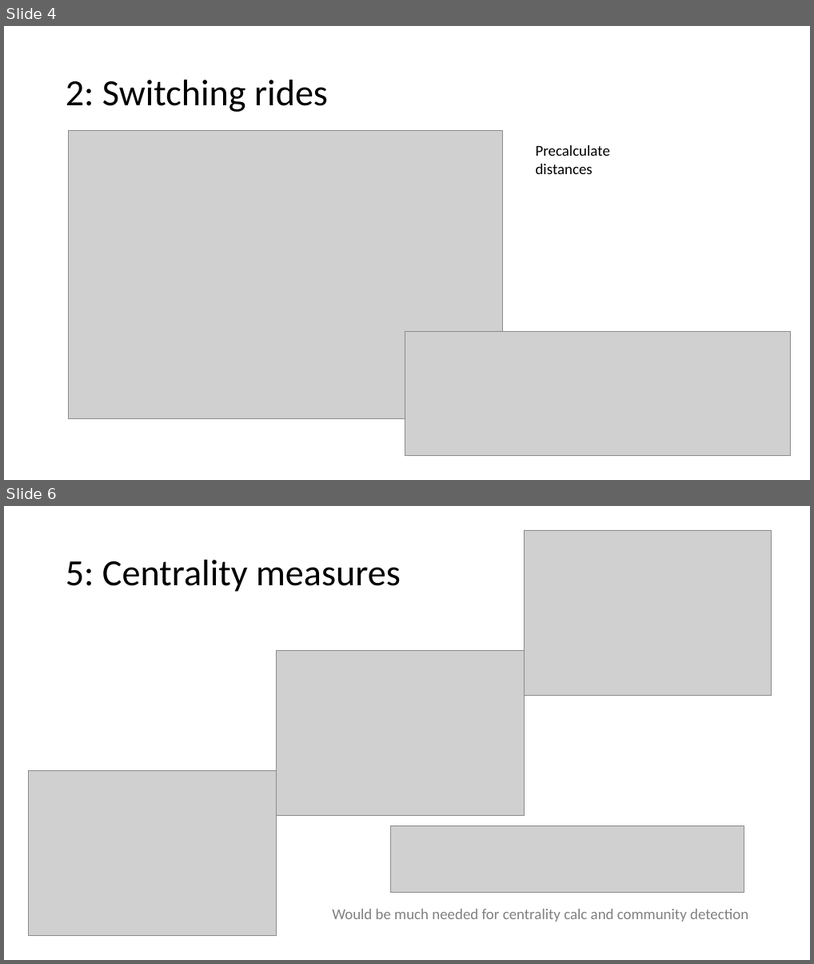
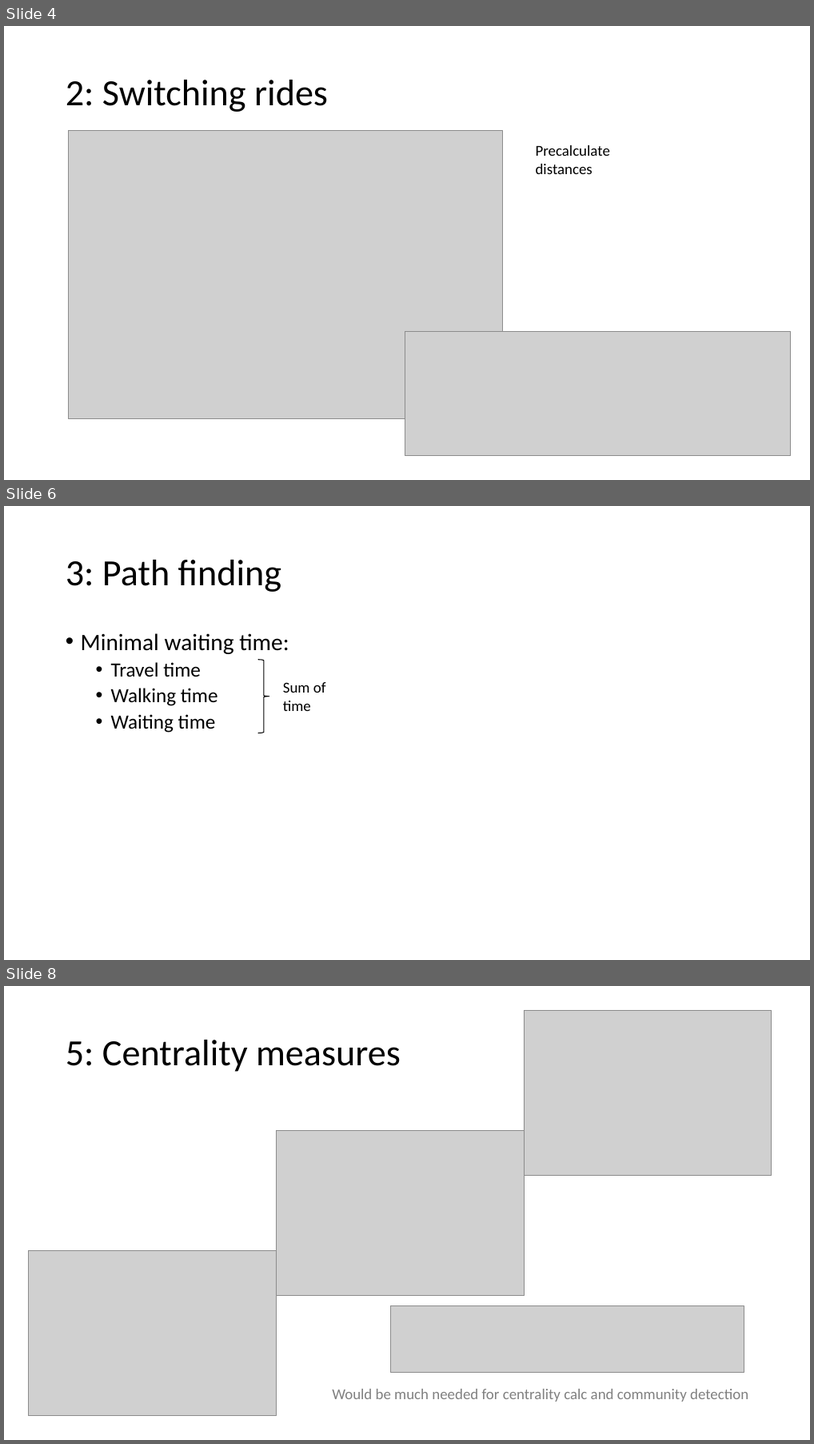
Before and after one commit to Balint831/Neo4j-GTFS, a slide deck: pres.pptx. Shown one above the other, each under a label of ours: slides 4 and 6 before the commit, slides 4, 6 and 8 after it; the slides between them are not shown. The pictures are 814x964 and 814x1444 pixels, drawn with LibreOffice and Linux fonts; fonts in the diff are those of the drawing; grey boxes stand for pictures. Boxes give left, top, right and bottom in pixels: in the first picture for what was removed or moved away, otherwise in the second. Text is boxed around its words. In the diff, an @@ line names an element or a change of style, - is before the commit and + after.

```diff
--- a/pres.pptx
+++ b/pres.pptx
@@ slide 6 added at (x1=4, y1=506, x2=810, y2=960), background #FFFFFF @@
@@ title added at (x1=66, y1=560, x2=282, y2=592), 44 pt, text #000000 @@
+3: Path finding
@@ text added at (x1=81, y1=633, x2=289, y2=732), 24 pt, text #000000 @@
+• Minimal waiting time:
+  • Travel time
+  • Walking time
+  • Waiting time
@@ left brace added at (x1=258, y1=660, x2=270, y2=733), fill #FFFFFF, outline #000000 1 pt @@
@@ text added at (x1=283, y1=682, x2=326, y2=711), 18 pt, text #000000 @@
+Sum of time
@@ what was slide 6 is now slide 8 @@
```
Also in this commit, not shown: 3 slides changed, 1 other slide added, 1 other file.
